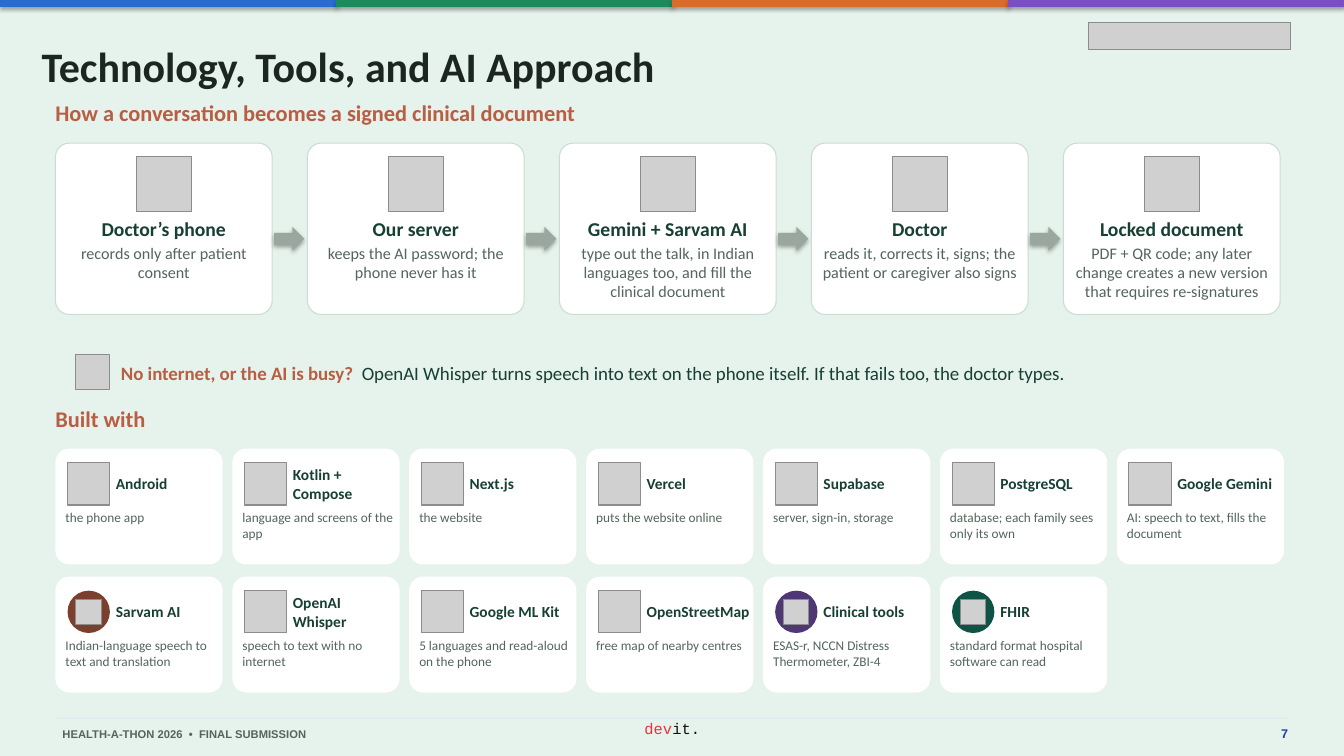
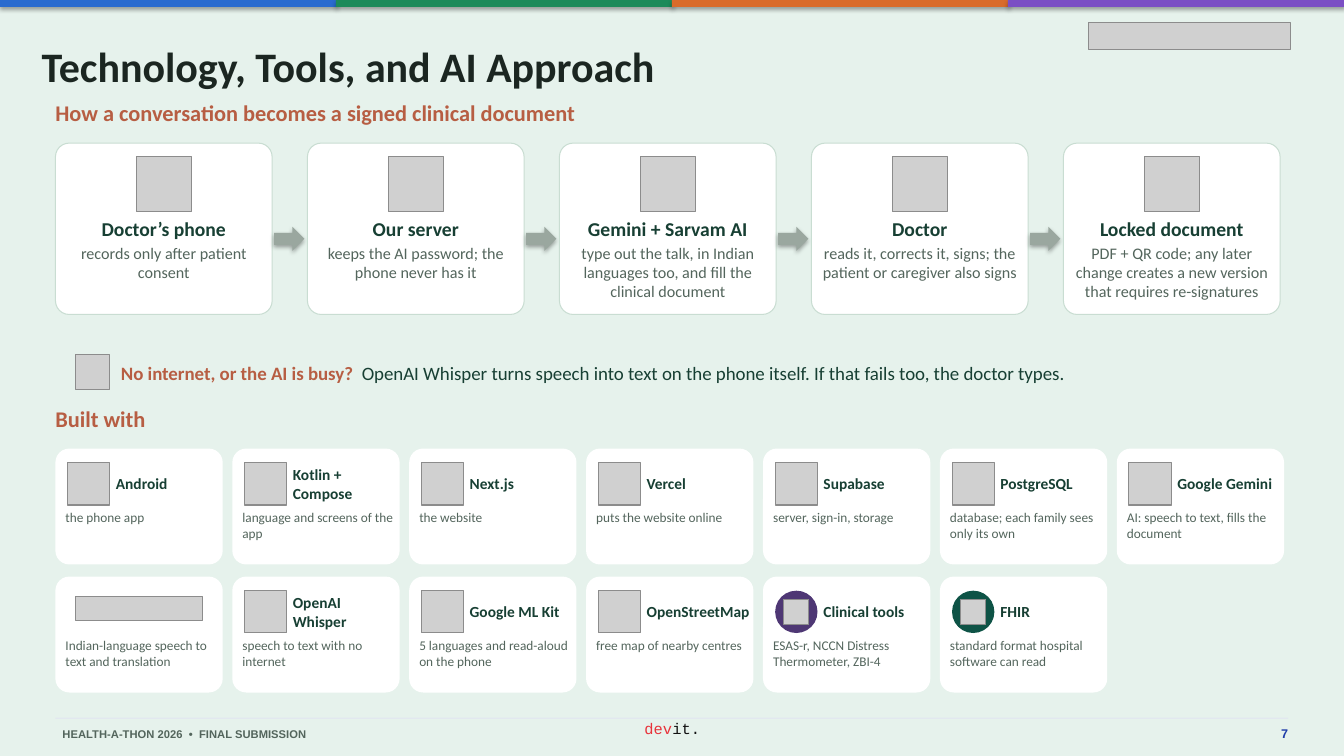
Before and after one commit to basithladdu/healthathon, a slide deck: slide 7 of output/final-submission/Sahara-Final-Presentation.pptx. Drawn at 1344x756 pixels with LibreOffice and Linux fonts; fonts in the diff are those of the drawing; grey boxes stand for pictures. Boxes give left, top, right and bottom in pixels: in the first picture for what was removed or moved away, otherwise in the second. Text is boxed around its words. In the diff, an @@ line names an element or a change of style, - is before the commit and + after.

```diff
--- a/output/final-submission/Sahara-Final-Presentation.pptx
+++ b/output/final-submission/Sahara-Final-Presentation.pptx
@@ ellipse removed at [68,591,110,633] @@
@@ picture removed at [76,599,101,624] @@
@@ picture added at [76,597,203,620] @@
@@ text removed at [116,607,180,617] @@
-Sarvam AI
```
Also in this commit, not shown: 3 other files.
